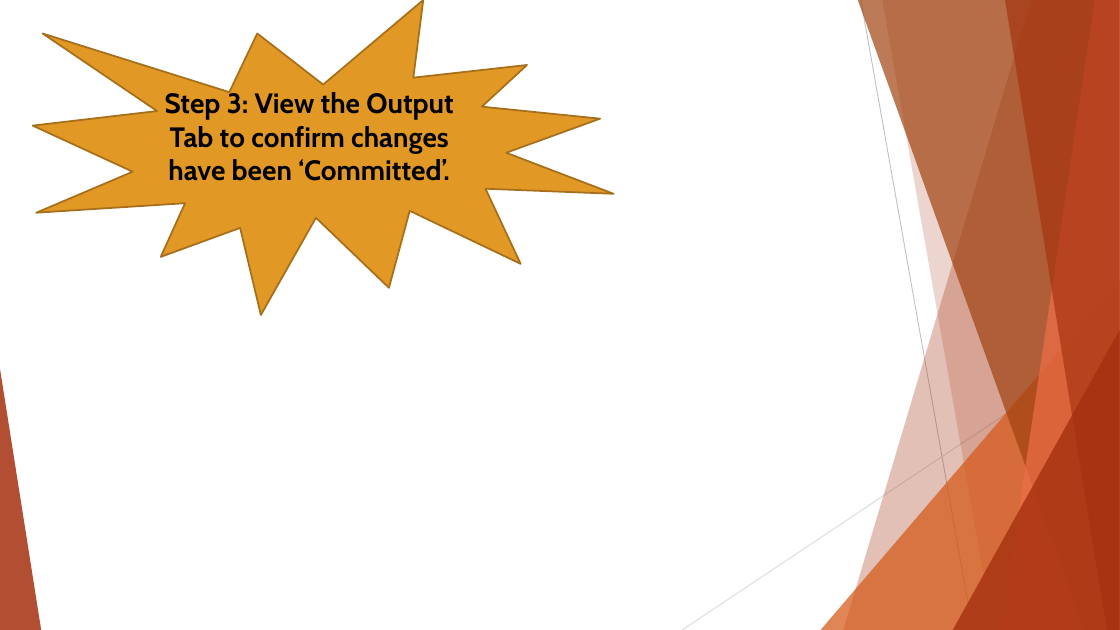
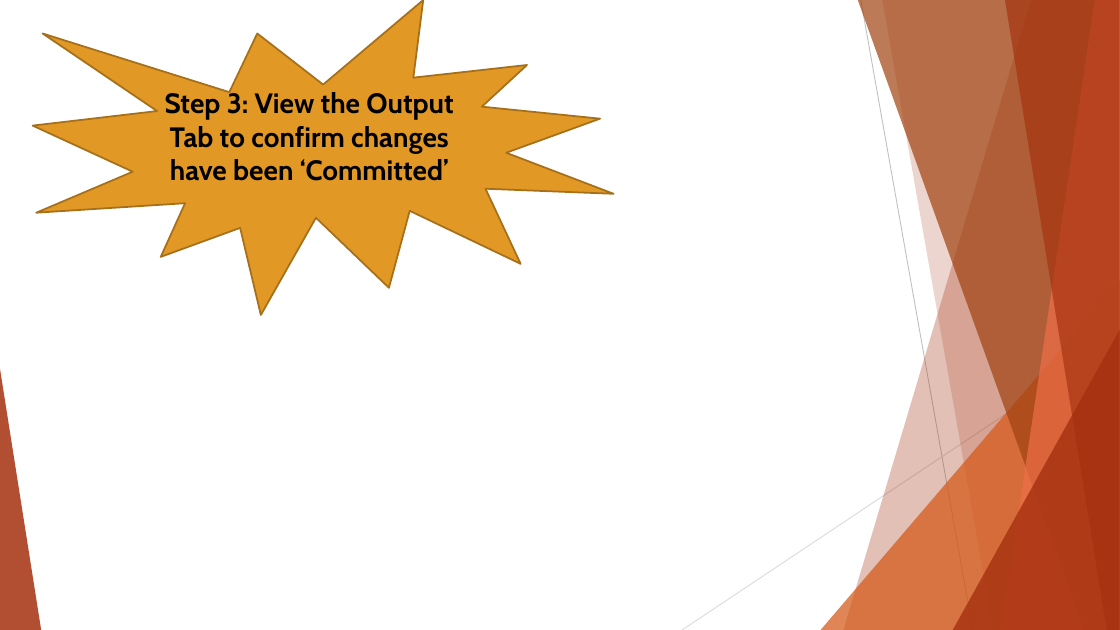
Before and after one commit to ICI3D/Sandbox, a slide deck: slide 13 of IntroToGitHub&SmartGit-v3.1.pptx. Drawn at 1120x630 pixels with LibreOffice and Linux fonts; fonts in the diff are those of the drawing; background and template pictures are left out. Boxes give left, top, right and bottom in pixels: in the first picture for what was removed or moved away, otherwise in the second. Text is boxed around its words. In the diff, an @@ line names an element or a change of style, - is before the commit and + after.

```diff
--- a/IntroToGitHub&SmartGit-v3.1.pptx
+++ b/IntroToGitHub&SmartGit-v3.1.pptx
@@ text at [165, 90, 453, 181]: text changed @@
-Step 3: View the Output Tab to confirm changes have been ‘Committed’.
+Step 3: View the Output Tab to confirm changes have been ‘Committed’
```
Also in this commit, not shown: 3 other slides changed, 2 slides added, 1 other file.
